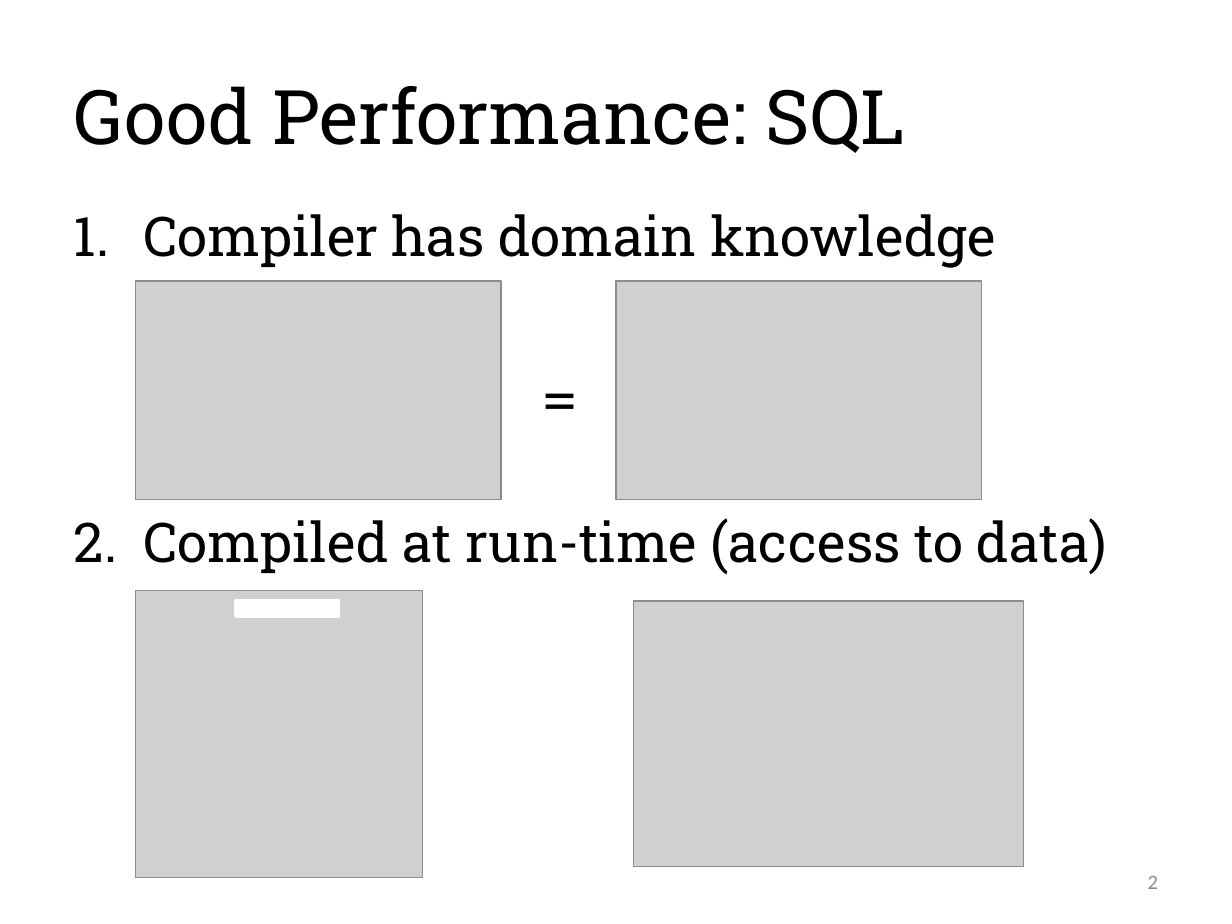
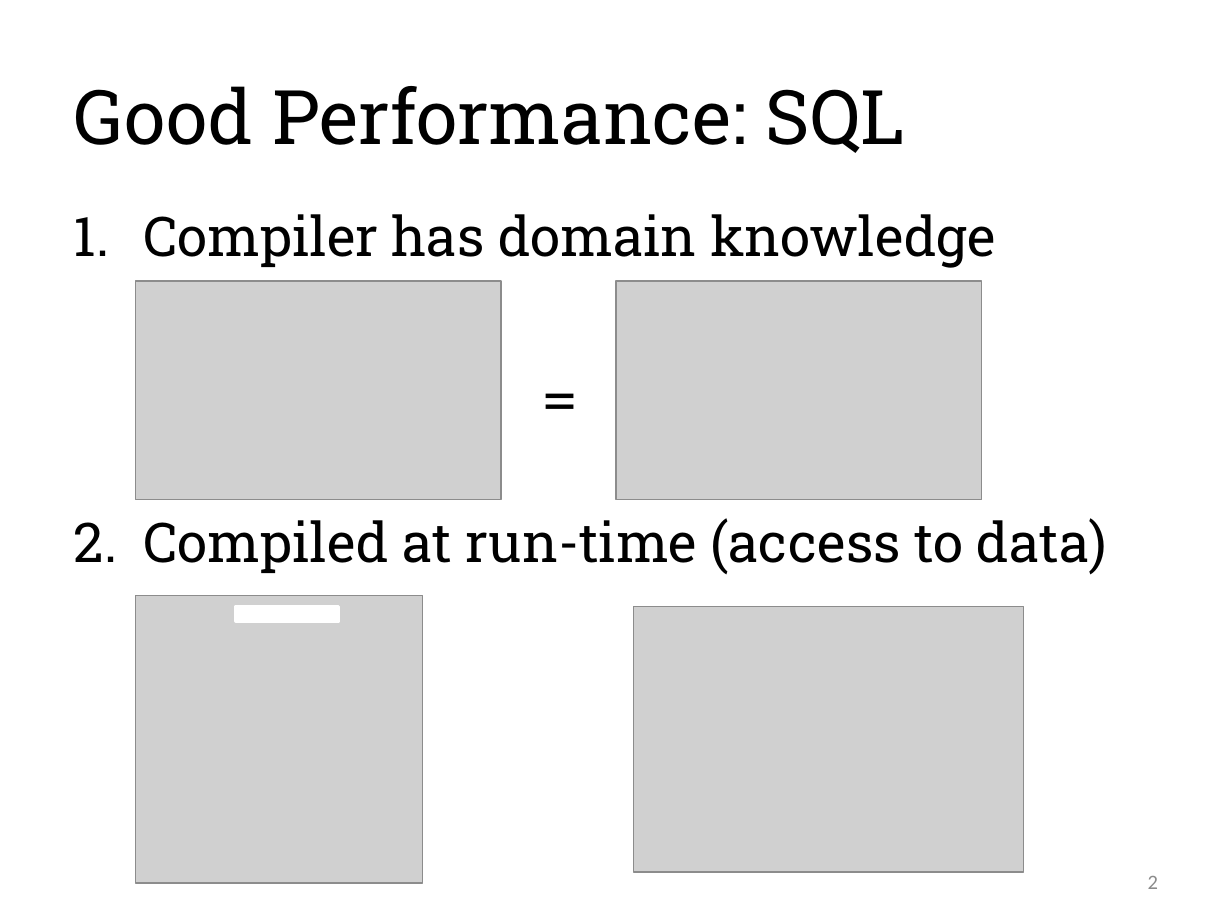
Before and after one commit to vjovanov/presentations, a slide deck: slide 2 of 2013ScalaCamp/Yin-Yang.pptx. Drawn at 1232x924 pixels with LibreOffice and Linux fonts; fonts in the diff are those of the drawing; grey boxes stand for pictures. Boxes give left, top, right and bottom in pixels: in the first picture for what was removed or moved away, otherwise in the second. Text is boxed around its words. In the diff, an @@ line names an element or a change of style, - is before the commit and + after.

```diff
--- a/2013ScalaCamp/Yin-Yang.pptx
+++ b/2013ScalaCamp/Yin-Yang.pptx
@@ 2 pictures, 1 rectangle: place and size @@
-2 pictures, 1 rectangle at [136, 590, 1024, 877]
+2 pictures, 1 rectangle at [136, 595, 1024, 882]
```
Also in this commit, not shown: 1 other slide changed, 2 other files.
